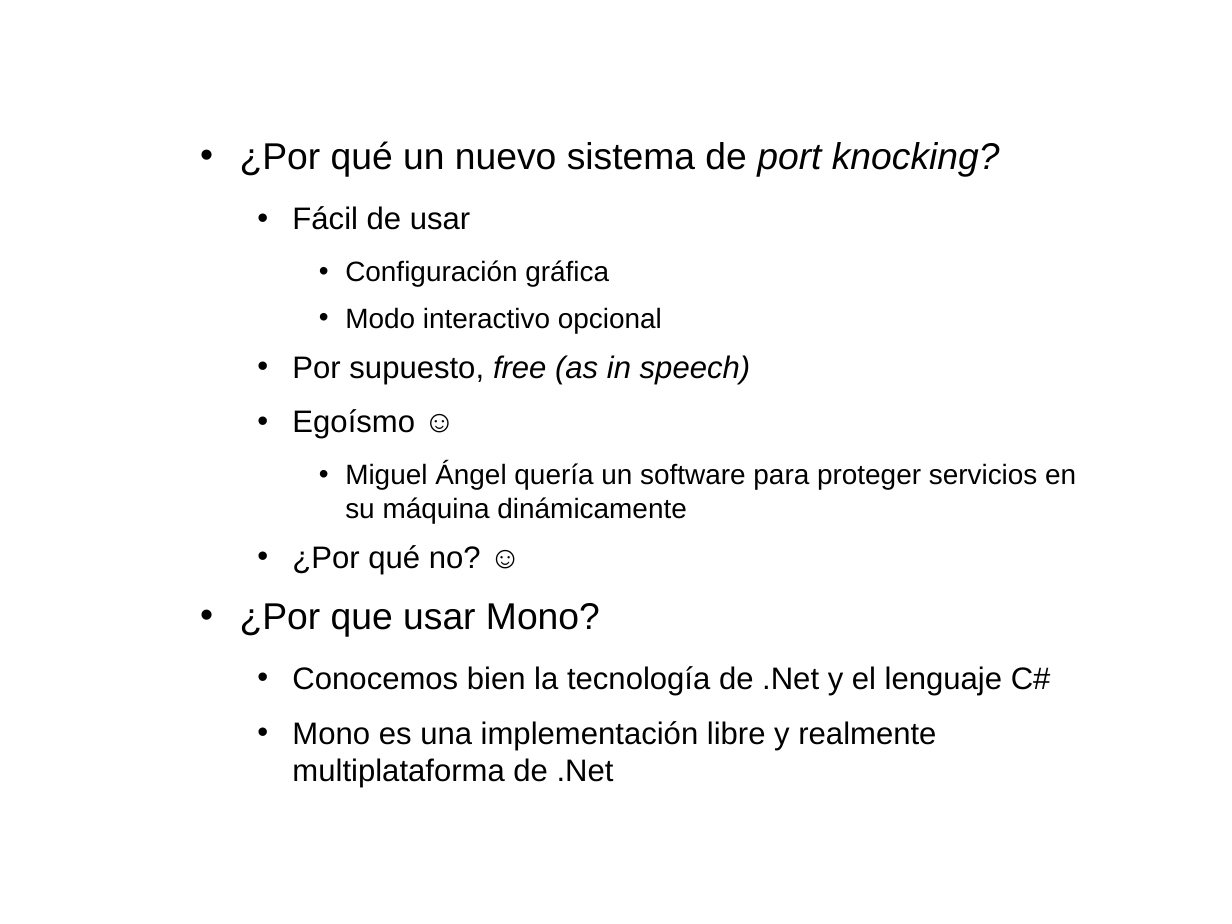
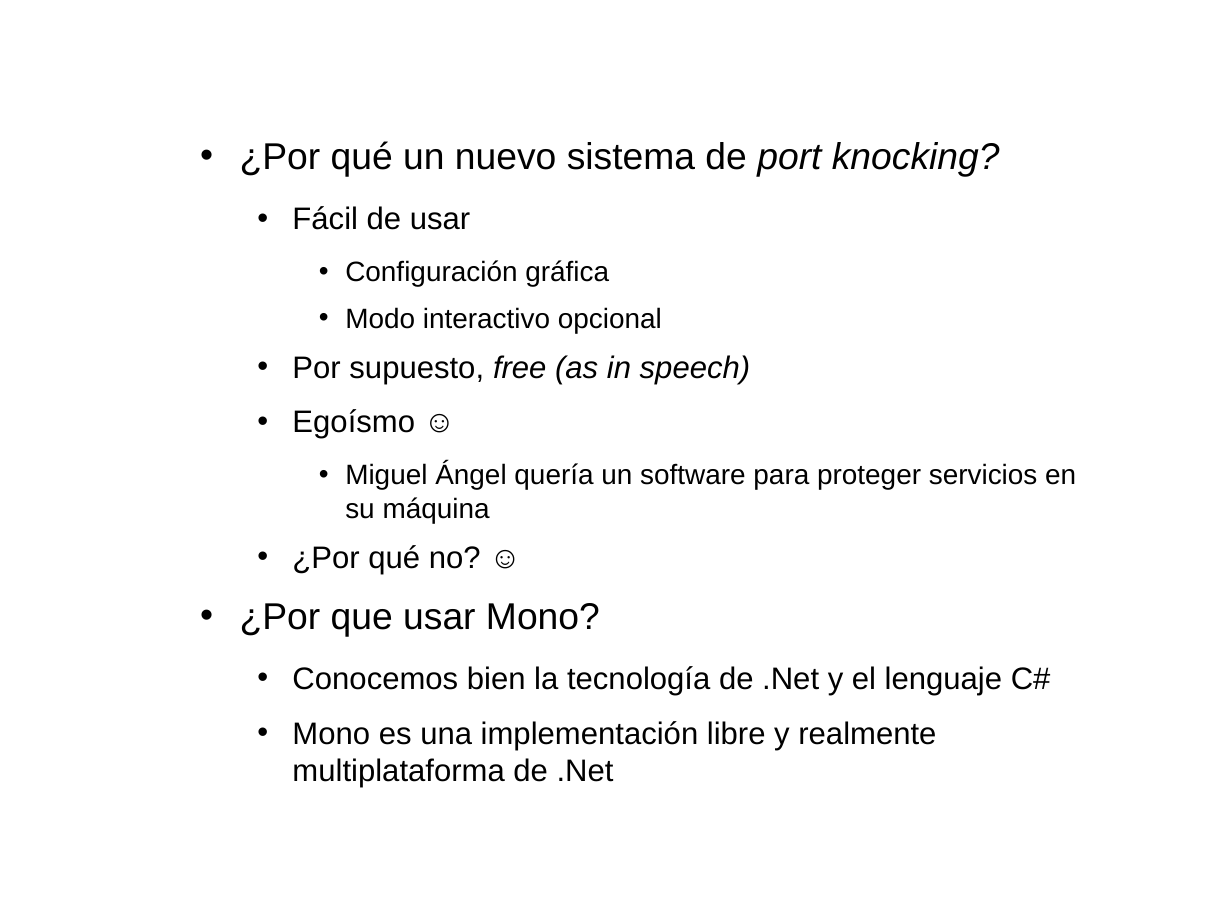
Before and after one commit to mangelp/sharpknocking, a slide deck: slide 4 of Doc/sharpknocking.odp. Drawn at 1232x924 pixels with LibreOffice and Linux fonts; fonts in the diff are those of the drawing; background and template pictures are left out. Boxes give left, top, right and bottom in pixels: in the first picture for what was removed or moved away, otherwise in the second. Text is boxed around its words. In the diff, an @@ line names an element or a change of style, - is before the commit and + after.

Commit message:
· Presentation changes

```diff
--- a/Doc/sharpknocking.odp
+++ b/Doc/sharpknocking.odp
@@ text at <box>345,462,1076,523</box>: text changed @@
-    • Miguel Ángel quería un software para proteger servicios en su máquina dinámicamente
+    • Miguel Ángel quería un software para proteger servicios en su máquina
```
Also in this commit, not shown: 3 other slides changed, 2 other files.
